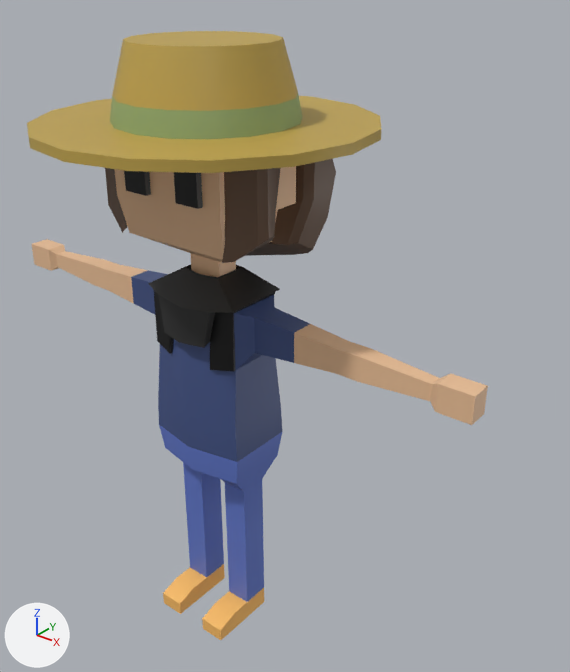
The Blender file Art/Trace.blend, before and after one commit.
Rendered twice from a 50 mm camera at (1.291, -1.33, 1.764) aimed at (0.153, 0.093, 0.882). Arrows for +X, +Y and +Z are at lower left; the lights stay in place.

In view in the first picture: 'Trace'.
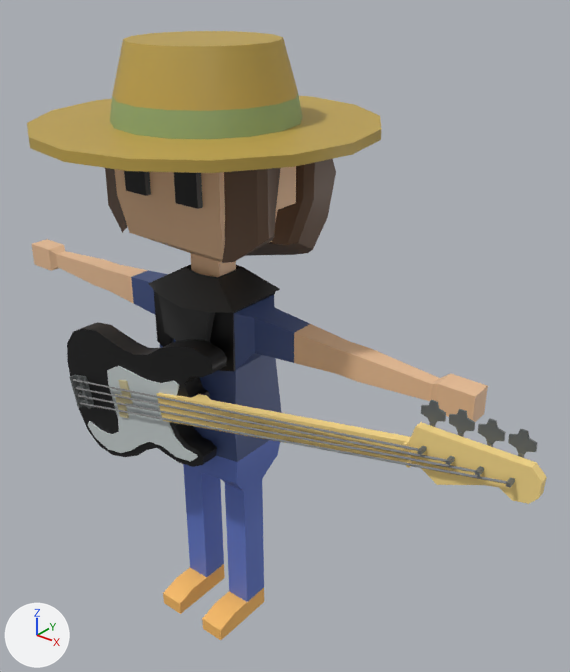
Changed parts and their boxes [x1, y1, x2, y2] in the pictures (570 x 672 px):
'Bass', added: after [67, 322, 547, 504]

The change in detail:
Mesh me_cube_005 is new.
It has 526 vertices, 396 faces and spans x -0.789..0.569, y -0.034..0.047, z -0.257..0.279.
It uses material mat_vertex_colours.
Object 'Bass' (ob_bass) is new; it shows me_cube_005.
Its location is (0.371, -0.169, 0.739).
